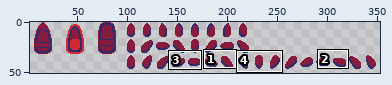
Pixel-art file -- src/assets/art/entities.aseprite. Above, an overview of the earlier version with the close-up marked.
Close-up. As it was:
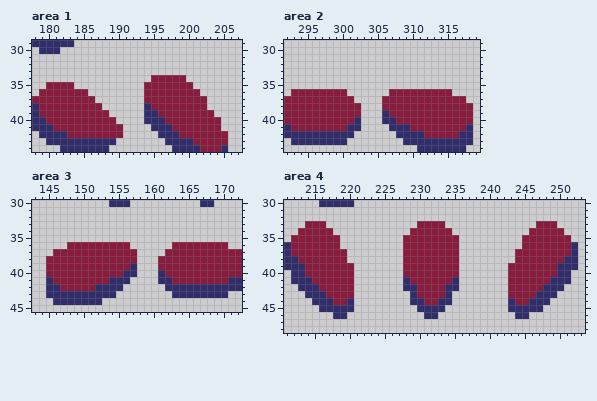
1280x720 pixels, 1 frame. Shown: area 1: x 178..207, y 29..44; area 2: x 292..319, y 29..44; area 3: x 143..172, y 30..45; area 4: x 211..253, y 30..48. The wide view leaves out empty margins. The commit also changed other parts of the picture, which this record leaves out.
The result:
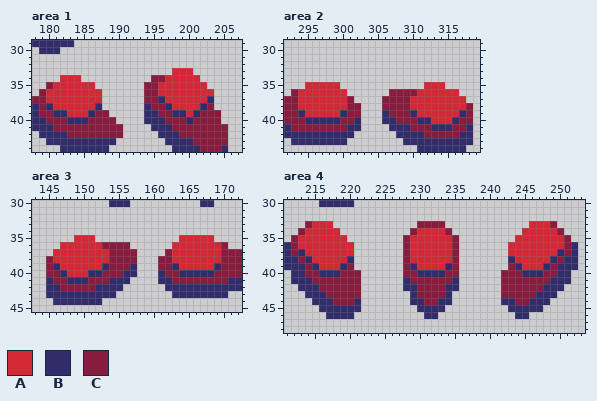
Palette (. is transparent): A #d32836  B #302d6a  C #871c3e
From old to new:
Area 1, layer "boat":
The author put colour A in row 33 at x 198 to 200; in row 34 at x 182 to 184 and 200 to 201; in row 35 at x 184 to 186 and 201 to 202; in row 36 at x 186 to 187 and 202 to 203; in row 37 at x 187.
Colour C becomes colour A in row 34 at x 197 to 199; in row 35 at x 181 to 183 and 196 to 200; in row 36 at x 180 to 185 and 196 to 201; in row 37 at x 180 to 186 and 197 to 202; in row 38 at x 181 to 186 and 198 to 201; in row 39 at x 183 to 185 and 200.
The author put colour B in row 37 at x 203.
Colour C becomes colour B in row 37 at x 196; in row 38 at x 180, 187, 197 and 202; in row 39 at x 181 to 182, 186, 198 to 199 and 201; in row 40 at x 183 to 185 and 200.
The author put colour C in row 38 at x 203; in row 39 at x 204; in row 41 at x 205.
Area 2, layer "boat":
The author put colour A in row 35 at x 295 to 299 and 312 to 314; in row 36 at x 316.
Colour C becomes colour A in row 36 at x 294 to 300 and 311 to 315; in rows 37 to 38 at x 294 to 300 and 310 to 317; in row 39 at x 295 to 299 and 311 to 316; in row 40 at x 313 to 315.
Colour C becomes colour B in row 39 at x 294, 300, 310 and 317; in row 40 at x 295 to 299, 311 to 312 and 316; in row 41 at x 313 to 315.
Area 3, layer "boat":
The author put colour A in row 35 at x 149 to 151 and 164 to 168; in row 36 at x 147.
Colour C becomes colour A in row 36 at x 148 to 152 and 163 to 169; in rows 37 to 38 at x 146 to 153 and 163 to 169; in row 39 at x 147 to 152 and 164 to 168; in row 40 at x 148 to 150.
Colour C becomes colour B in row 39 at x 146, 153, 163 and 169; in row 40 at x 147, 151 to 152 and 164 to 168; in row 41 at x 148 to 150.
Area 4, layer "boat":
The author put colour A in row 33 at x 217 and 246; in row 34 at x 218 and 245; in row 35 at x 219 and 244; in row 36 at x 219 to 220 and 243 to 244; in row 37 at x 220 and 243.
Colour C becomes colour A in row 33 at x 215 to 216 and 247 to 248; in row 34 at x 214 to 217, 230 to 233 and 246 to 249; in rows 35 to 36 at x 213 to 218, 229 to 234 and 245 to 250; in row 37 at x 214 to 219, 229 to 234 and 244 to 249; in row 38 at x 215 to 219, 229 to 234 and 244 to 248; in row 39 at x 216 to 218, 230 to 233 and 245 to 247.
The author put colour B in row 38 at x 220 and 243; in row 44 at x 221 and 242; in row 45 at x 221; in row 46 at x 217 and 220.
Colour C becomes colour B in row 37 at x 213 and 250; in row 38 at x 214 and 249; in row 39 at x 215, 219, 229, 234, 244 and 248; in row 40 at x 216 to 218, 230 to 233 and 245 to 247.
The author put colour C in rows 40 to 43 at x 221 and 242.
Colour B becomes colour C in row 44 at x 220.
